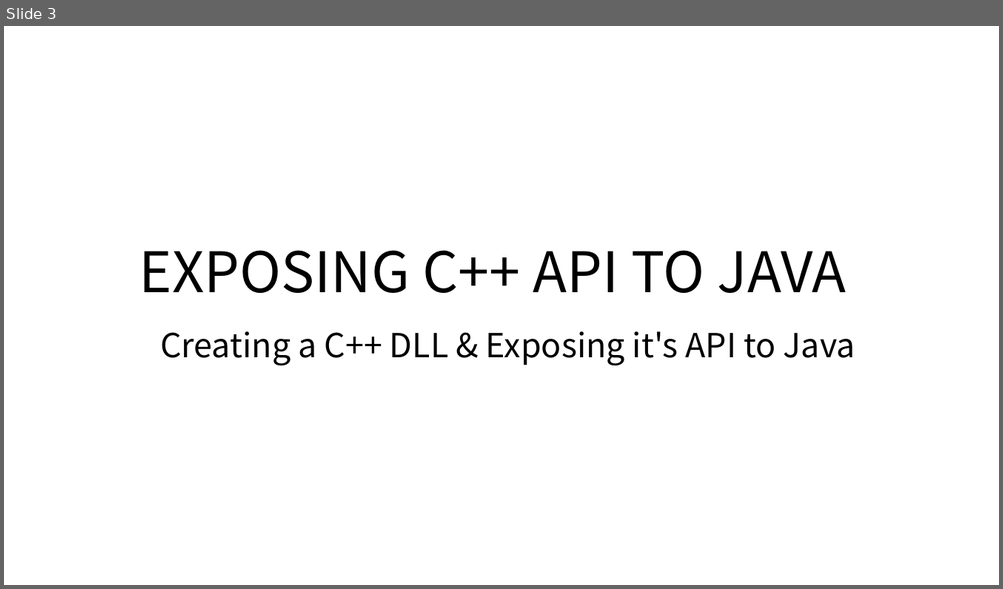
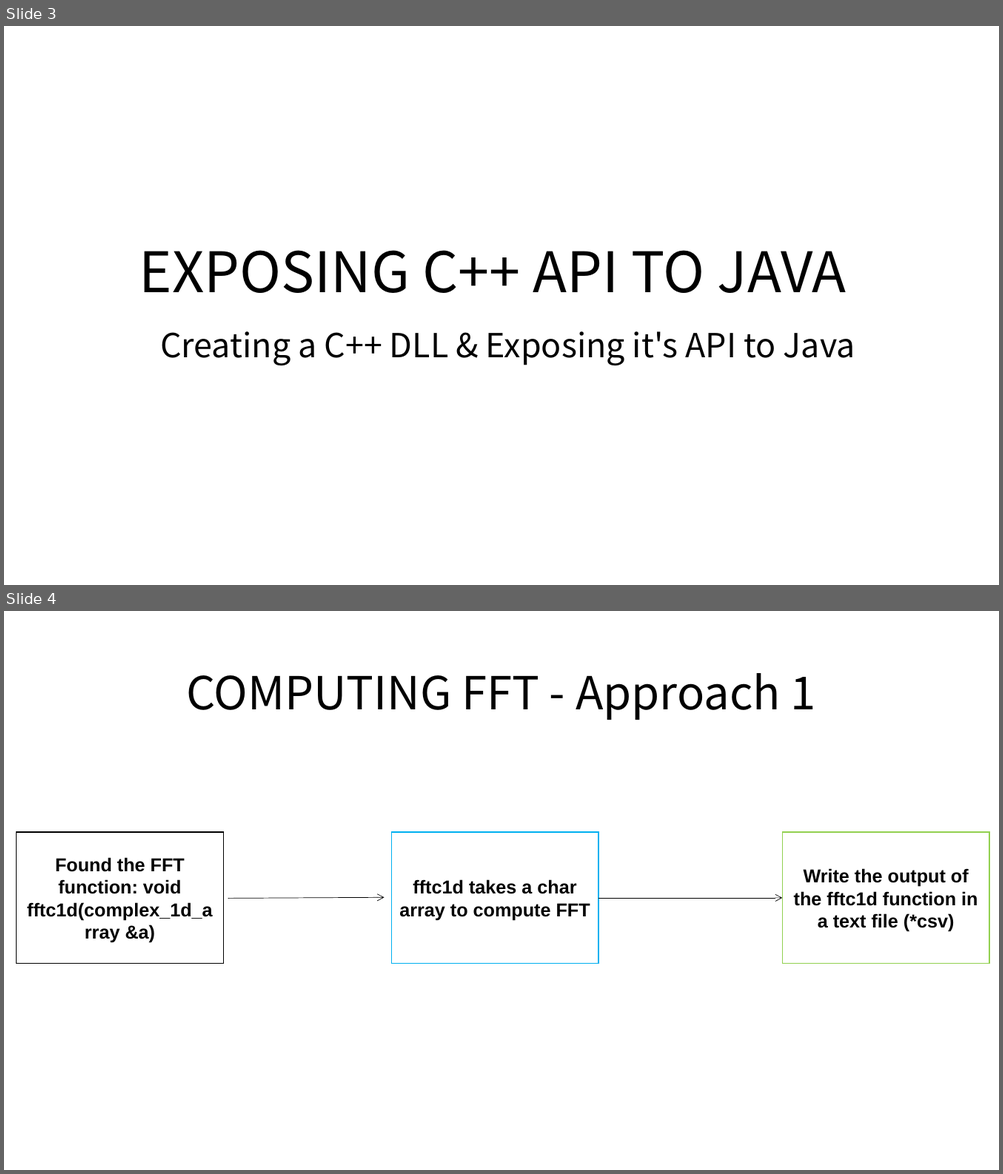
Before and after one commit to nowairanum/Learning, a slide deck: docs/Presentation.pptx. Shown one above the other, each under a label of ours: slide 3 before the commit, slides 3 and 4 after it. The pictures are 1003x589 and 1003x1174 pixels, drawn with LibreOffice and Linux fonts; fonts in the diff are those of the drawing. Boxes give left, top, right and bottom in pixels: in the first picture for what was removed or moved away, otherwise in the second. Text is boxed around its words. In the diff, an @@ line names an element or a change of style, - is before the commit and + after.

```diff
--- a/docs/Presentation.pptx
+++ b/docs/Presentation.pptx
@@ slide 4 added at [4, 611, 999, 1170], background #FFFFFF @@
@@ title added at [186, 673, 816, 720], 44 pt, text #000000 @@
+COMPUTING FFT - Approach 1
@@ rectangle added at [17, 832, 224, 964], fill #FFFFFF, outline #000000 1 pt, 18 pt, text #000000, bold @@
+Found the FFT function: void fftc1d(complex_1d_array &a)
@@ rectangle added at [391, 832, 599, 964], fill #FFFFFF, outline #00B0F0 1 pt, 18 pt, text #000000, bold @@
+fftc1d takes a char array to compute FFT
@@ rectangle added at [782, 832, 990, 964], fill #FFFFFF, outline #92D050 1 pt, 18 pt, text #000000, bold @@
+Write the output of the fftc1d function in a text file (*csv)
@@ arrow added from (227, 898) to (384, 897), #000000 0.5 pt @@
@@ arrow added from (599, 898) to (782, 898), #000000 0.5 pt @@
```
Also in this commit, not shown: 1 slide changed, 4 other slides added, 1 slide removed, 11 other files.
